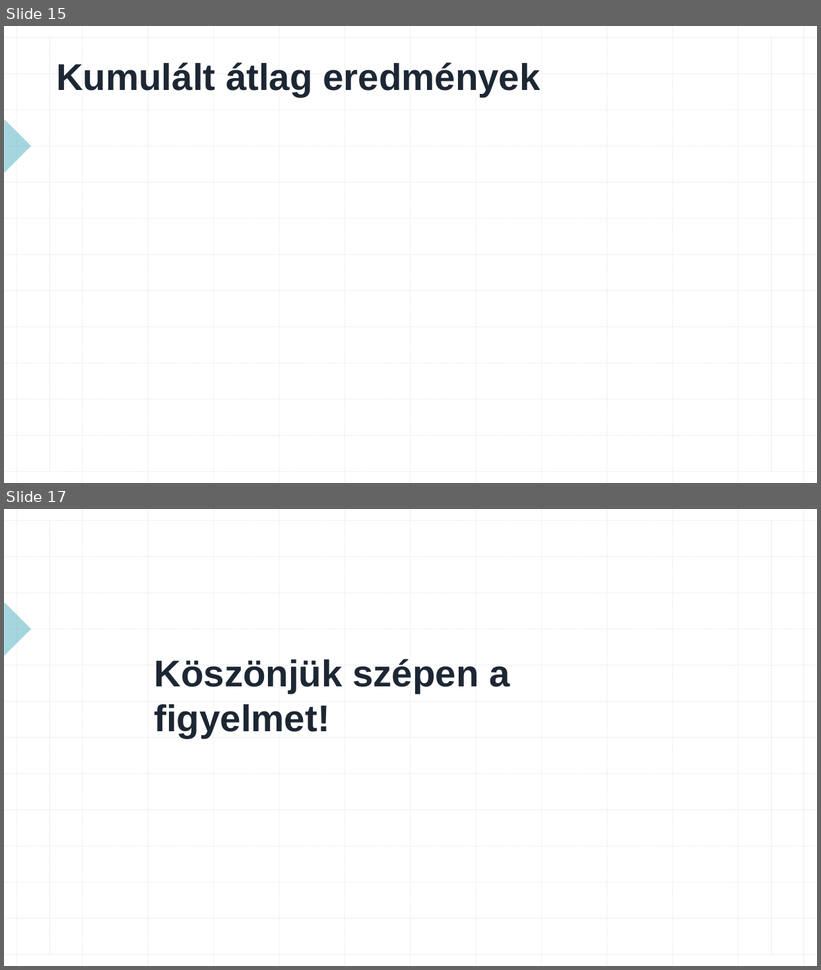
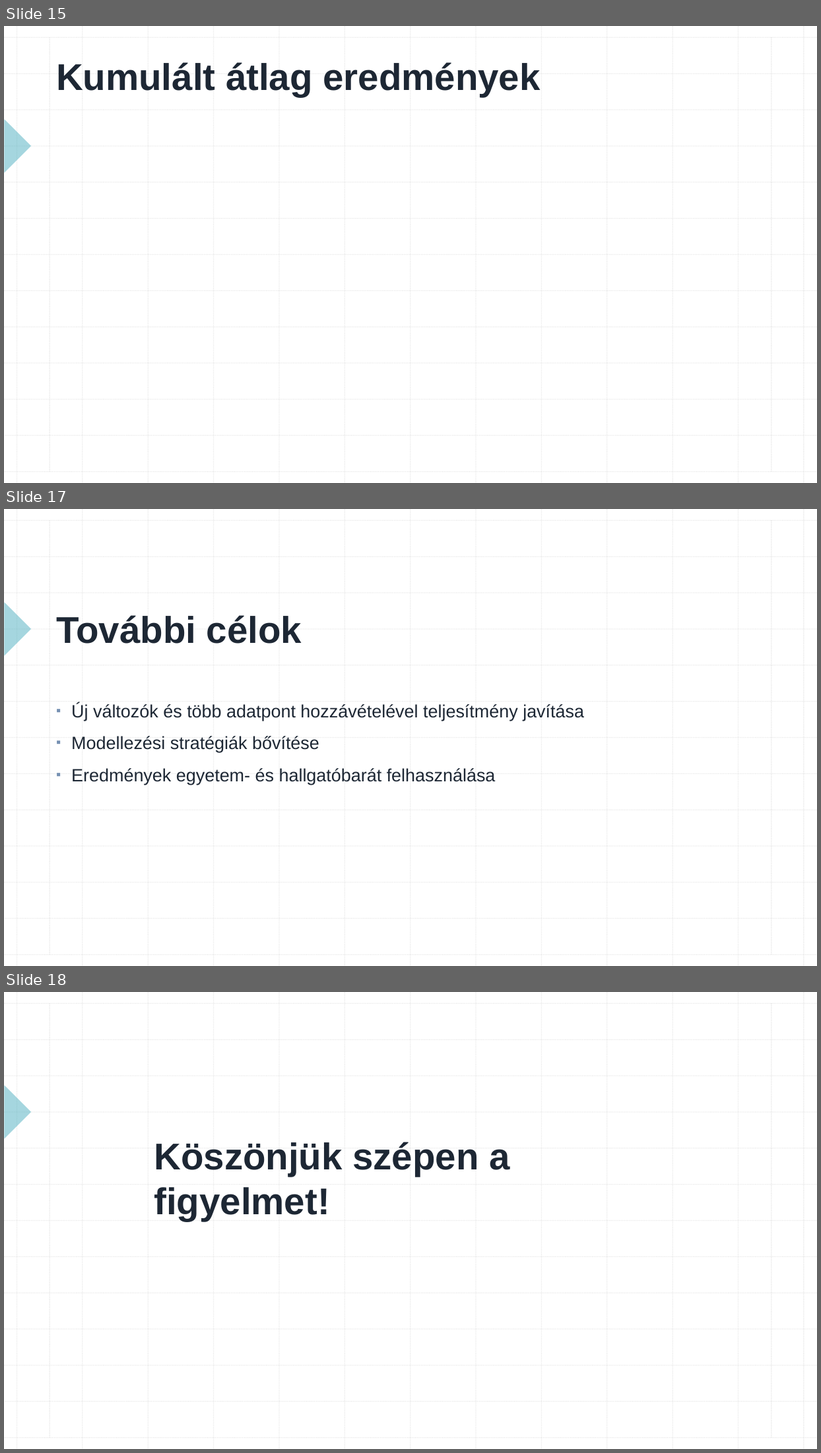
Before and after one commit to konderal333/-nkutfel, a slide deck: TDK prezi.pptx. Shown one above the other, each under a label of ours: slides 15 and 17 before the commit, slides 15, 17 and 18 after it; the slides between them are not shown. The pictures are 821x970 and 821x1453 pixels, drawn with LibreOffice and Linux fonts; fonts in the diff are those of the drawing. Boxes give left, top, right and bottom in pixels: in the first picture for what was removed or moved away, otherwise in the second. Text is boxed around its words. In the diff, an @@ line names an element or a change of style, - is before the commit and + after.

```diff
--- a/TDK prezi.pptx
+++ b/TDK prezi.pptx
@@ slide 17 added at [4, 509, 817, 966], background #FFFFFF; not listed: 29 template elements that a slide beside it also shows @@
@@ title added at [56, 615, 302, 644], 44 pt, text #1D2734, bold @@
+További célok
@@ text added at [71, 704, 584, 785], 21 pt, text #1D2734 @@
+▪ Új változók és több adatpont hozzávételével teljesítmény javítása
+▪ Modellezési stratégiák bővítése
+▪ Eredmények egyetem- és hallgatóbarát felhasználása
@@ what was slide 17 is now slide 18 @@
```
Also in this commit, not shown: 1 slide changed.
